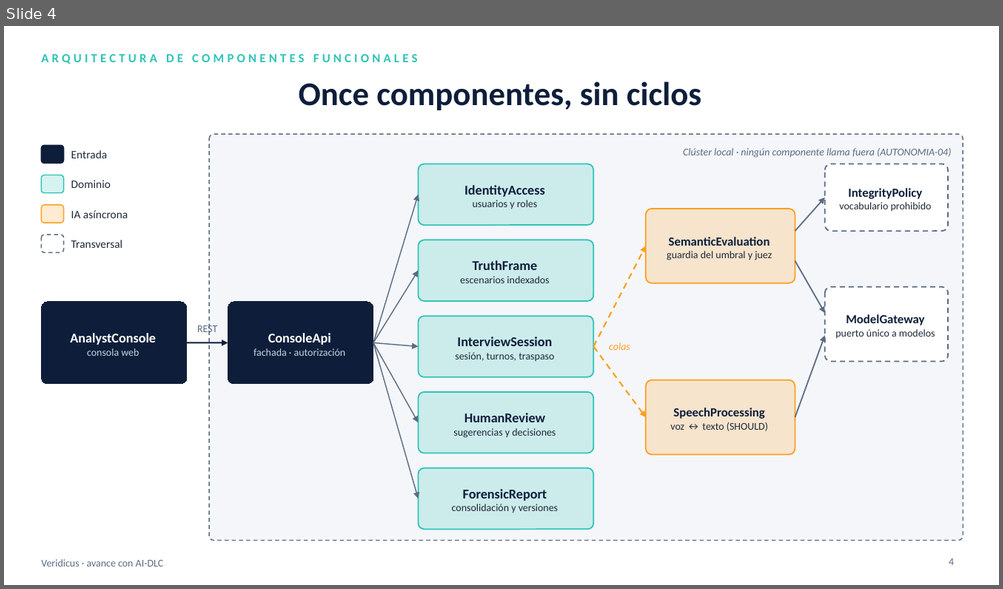
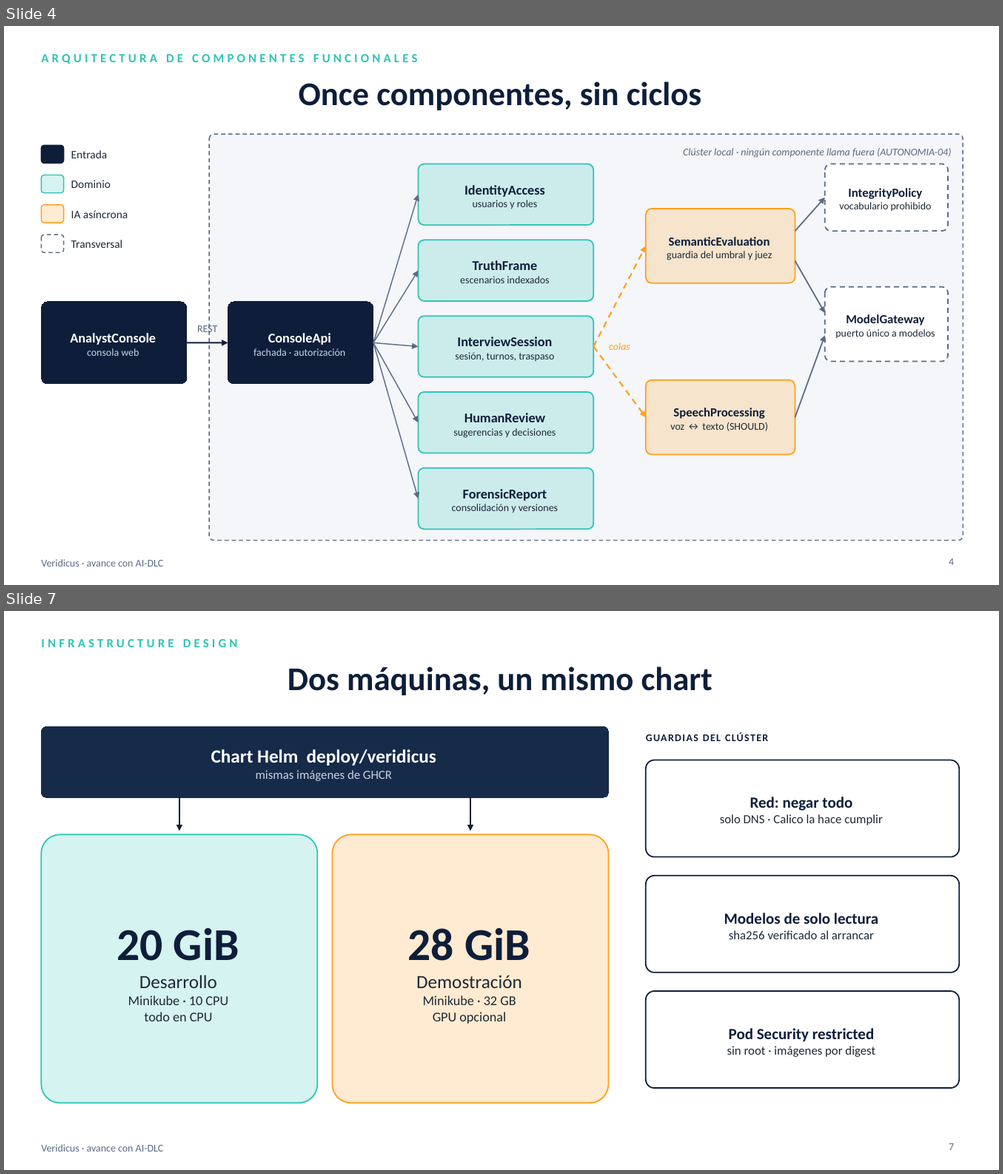
Before and after one commit to freyesJaveriana/tai, a slide deck: presentations/Veridicus_AIDLC_avance.pptx. Shown one above the other, each under a label of ours: slide 4 before the commit, slides 4 and 7 after it; the slides between them are not shown. The pictures are 1003x589 and 1003x1174 pixels, drawn with LibreOffice and Linux fonts; fonts in the diff are those of the drawing. Boxes give left, top, right and bottom in pixels: in the first picture for what was removed or moved away, otherwise in the second. Text is boxed around its words. In the diff, an @@ line names an element or a change of style, - is before the commit and + after.

```diff
--- a/presentations/Veridicus_AIDLC_avance.pptx
+++ b/presentations/Veridicus_AIDLC_avance.pptx
@@ slide 7 added at [4, 611, 999, 1170], background #FFFFFF; not listed: 1 template element that a slide beside it also shows @@
@@ text added at [41, 639, 238, 647], 12 pt, text #2EC4B6, bold @@
+INFRASTRUCTURE DESIGN
@@ title added at [287, 667, 712, 695], 32 pt, text #0E1E3A, bold @@
+Dos máquinas, un mismo chart
@@ rounded rectangle added at [41, 726, 609, 797], fill #162A4A, outline #162A4A 0.75 pt, 18 pt, text #FFFFFF, bold @@
+Chart Helm deploy/veridicus
+mismas imágenes de GHCR
@@ text added at [646, 733, 768, 741], 10 pt, text #0E1E3A, bold @@
+GUARDIAS DEL CLÚSTER
@@ rounded rectangle added at [646, 760, 959, 857], fill #FFFFFF, outline #0E1E3A 1.25 pt, 12 pt, text #1F2937 @@
+Red: negar todo
+solo DNS · Calico la hace cumplir
@@ arrow added from (179, 797) to (179, 831), #0E1E3A 1.25 pt @@
@@ arrow added from (470, 797) to (470, 831), #0E1E3A 1.25 pt @@
@@ rounded rectangle added at [41, 834, 317, 1103], fill #2EC4B6 at 20% opacity, outline #2EC4B6 1.25 pt, 13 pt, text #1F2937 @@
+20 GiB
+Desarrollo
+Minikube · 10 CPU
+todo en CPU
@@ rounded rectangle added at [333, 834, 609, 1103], fill #FF9F1C at 20% opacity, outline #FF9F1C 1.25 pt, 13 pt, text #1F2937 @@
+28 GiB
+Demostración
+Minikube · 32 GB
+GPU opcional
@@ rounded rectangle added at [646, 876, 959, 973], fill #FFFFFF, outline #0E1E3A 1.25 pt, 12 pt, text #1F2937 @@
+Modelos de solo lectura
+sha256 verificado al arrancar
@@ rounded rectangle added at [646, 991, 959, 1088], fill #FFFFFF, outline #0E1E3A 1.25 pt, 12 pt, text #1F2937 @@
+Pod Security restricted
+sin root · imágenes por digest
@@ page number added at [948, 1144, 953, 1150], 10 pt, text #5B6B82 @@
+7
```
Also in this commit, not shown: 5 slides changed, 1 other slide added.
